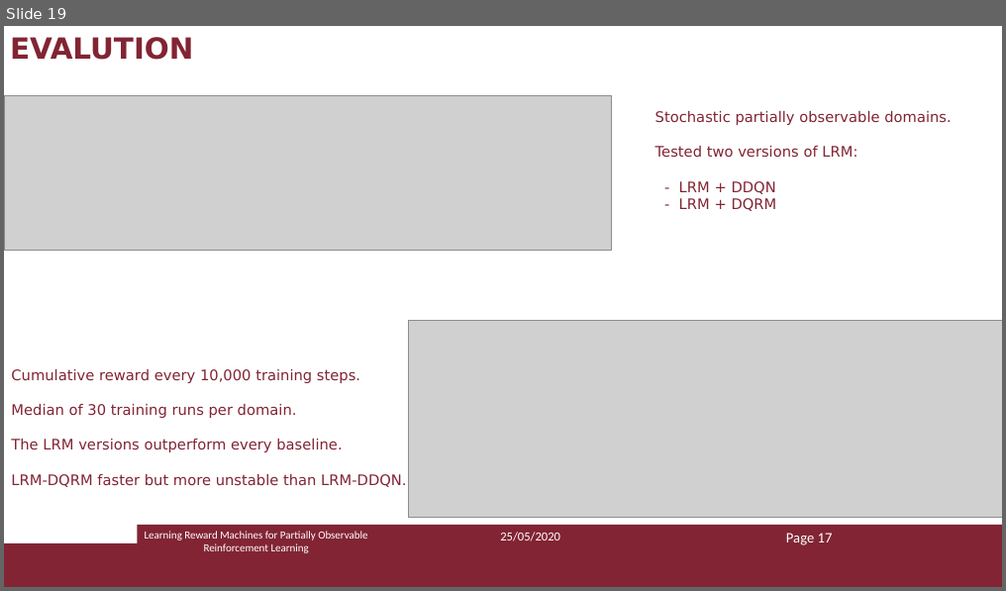
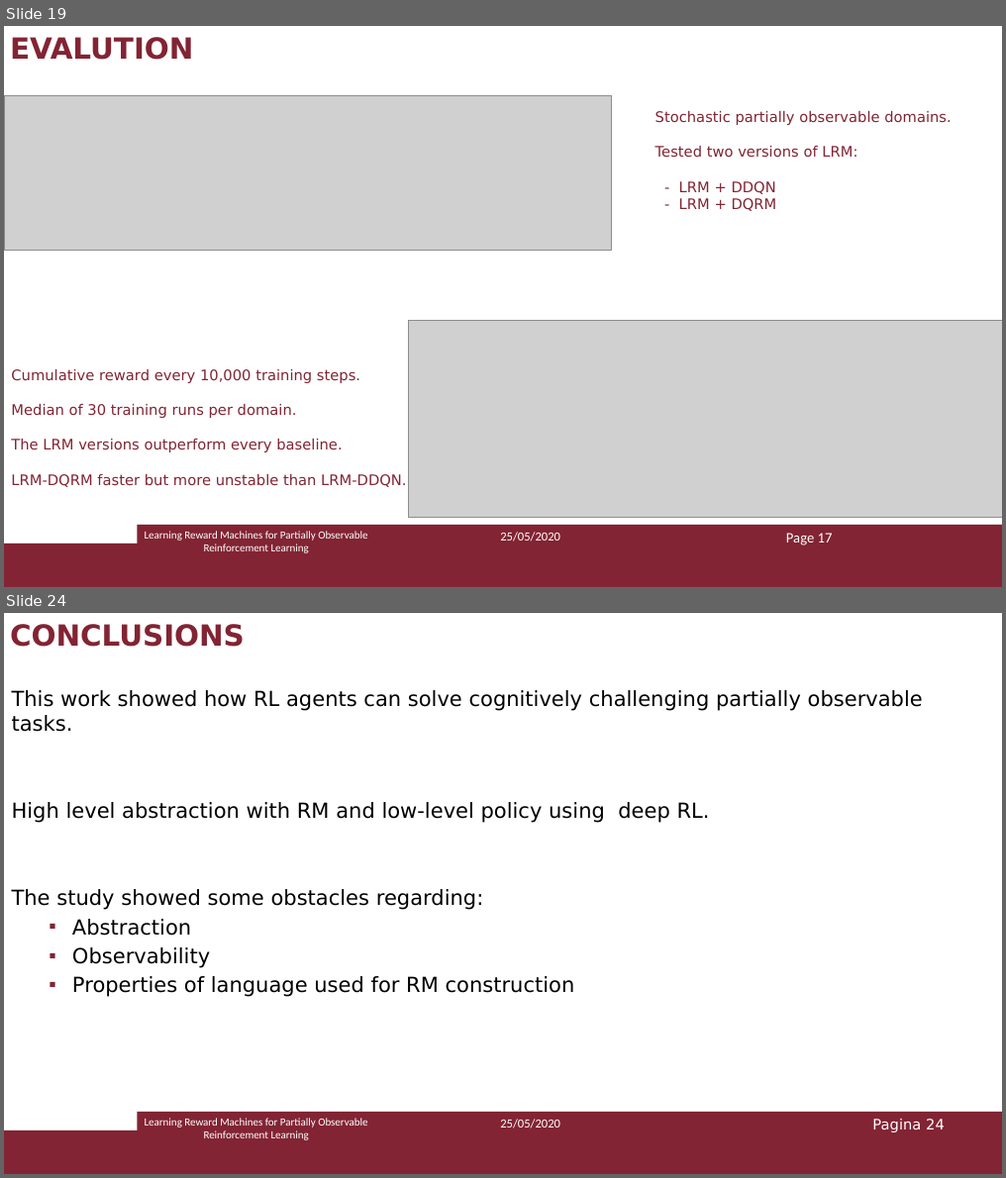
Before and after one commit to Marvet94/reasoning_agents_project_2020, a slide deck: ra_presentazione.pptx. Shown one above the other, each under a label of ours: slide 19 before the commit, slides 19 and 24 after it; the slides between them are not shown. The pictures are 1006x591 and 1006x1178 pixels, drawn with LibreOffice and Linux fonts; fonts in the diff are those of the drawing; grey boxes stand for pictures. Boxes give left, top, right and bottom in pixels: in the first picture for what was removed or moved away, otherwise in the second. Text is boxed around its words. In the diff, an @@ line names an element or a change of style, - is before the commit and + after.

```diff
--- a/ra_presentazione.pptx
+++ b/ra_presentazione.pptx
@@ slide 24 added at (x1=4, y1=613, x2=1002, y2=1174), background #FFFFFF; not listed: 2 template elements that a slide beside it also shows @@
@@ text added at (x1=10, y1=624, x2=245, y2=647), 28 pt, text #822433, bold @@
+CONCLUSIONS
@@ text added at (x1=12, y1=690, x2=923, y2=997), 20 pt, text #000000 @@
+This work showed how RL agents can solve cognitively challenging partially observable tasks.
+High level abstraction with RM and low-level policy using deep RL.
+The study showed some obstacles regarding:
+  ▪ Abstraction
+  ▪ Observability
+  ▪ Properties of language used for RM construction
@@ text added at (x1=145, y1=1118, x2=367, y2=1141), 10.5 pt, text #FFFFFF @@
+Learning Reward Machines for Partially Observable Reinforcement Learning
@@ text added at (x1=500, y1=1119, x2=560, y2=1129), 12 pt, text #FFFFFF @@
+25/05/2020
@@ page number added at (x1=872, y1=1119, x2=944, y2=1133), 14 pt, text #FFFFFF @@
+Pagina 24
```
Also in this commit, not shown: 4 slides changed, 2 other slides added, 2 slides removed.
